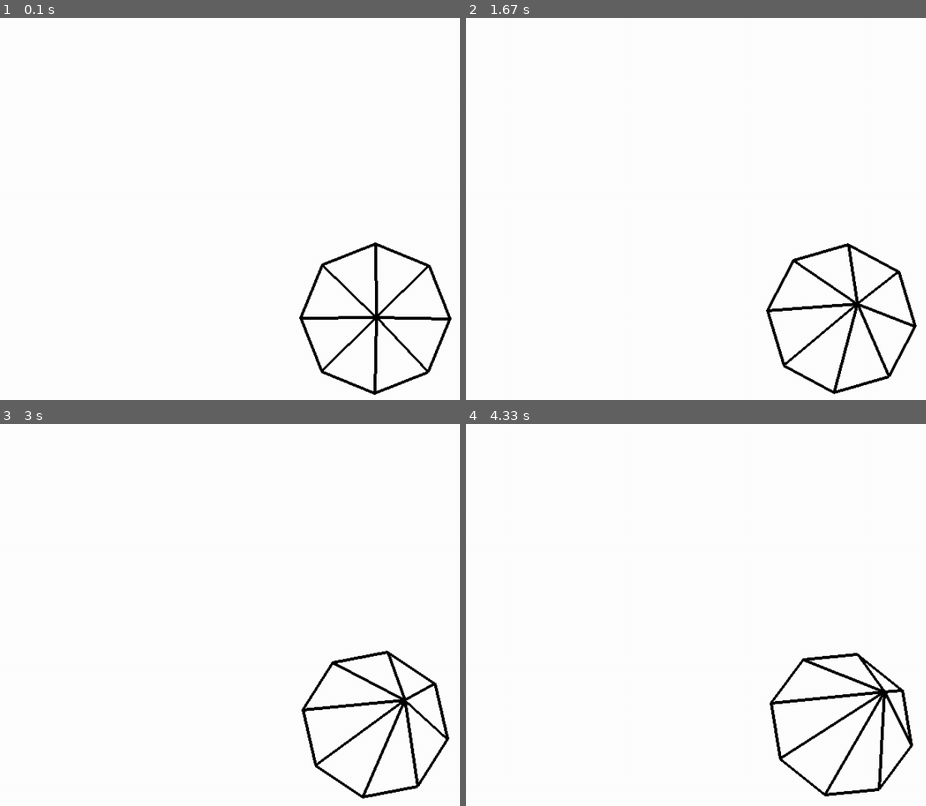
Above: before the commit, frames 1-4 (two rows, left to right).
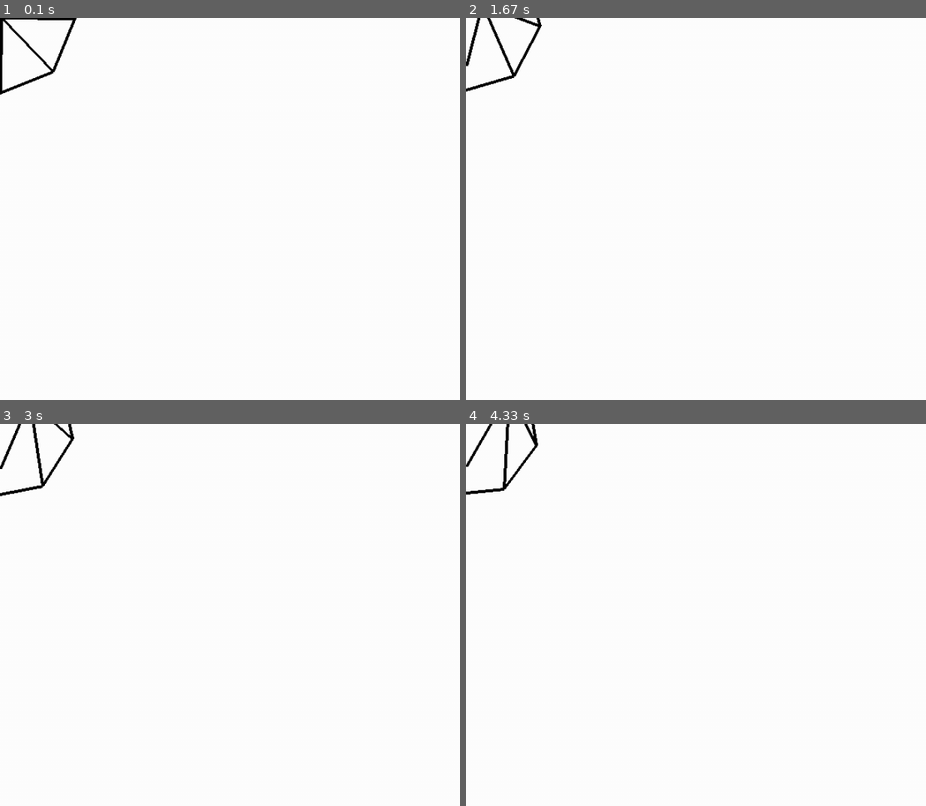
Above: after the commit, the same moments.

Repository: Mikluki/Geometric-modelling-hw
Game: pygame game, started from Lab 3/pygame_lab3 paral-projection-v0.py
Two runs of this game, one before a commit and one after it. Both use one fixed random seed, a clock stepped at 60 frames per second and the inputs below.
Inputs:
- Up to frame 1 (0.1 s): no input
- Up to frame 2 (1.67 s): no input
- Up to frame 3 (3 s): no input
- Up to frame 4 (4.33 s): no input

The runs differ from the first frame. In frame 1, 2.5% of the frame differs, in the area x 0-99%, y 0-99%; in frame 2, 2.6%; in frame 3, 2.6%; in frame 4, 2.6%, in the area x 0-98%, y 0-98%.

Commit message:
prospective camera class

Diff:
--- a/Lab 3/pygame_lab3 paral-projection-v0.py
+++ b/Lab 3/pygame_lab3 paral-projection-v0.py
@@ -39,7 +39,7 @@
 scale = 100
 WIDTH, HEIGHT = 1000, 800
 screen_center = [WIDTH/2, HEIGHT/2]  # x, y
-
+sc_center_vec = np.array([[WIDTH/2], [HEIGHT/2]])
 pygame.display.set_caption("3D projection Lab#2")
 screen = pygame.display.set_mode((WIDTH, HEIGHT))
 
@@ -200,15 +200,14 @@
     def project_to_screen(self):
         for i in range(len(self.points)):
             # print(self.points[i].vec, 'mult to\n', projection_matrix, '  n={}\n\n'.format(i))
-            projection2d = projection_matrix @ self.points[i].vec
+            projection2d = projection_matrix @ self.points[i].vec + sc_center_vec
         return projection2d
 
 
     def draw(self):
-        self.project_to_screen()
+        # self.project_to_screen()
         for i in range(len(self.cirle_points)):
             drawline(self.points[i], (self.points[(i+1) % len(self.cirle_points)]))
-            # drawline(self.points[i], (self.center))
             drawline(self.points[i], (self.top))
 
 
@@ -240,7 +239,7 @@
     screen.blit(bg, (0,0))
 
     # ============= Create object ==================
-    w = Wheel(100, height=200, x=screen_center[0], y=screen_center[1])
+    w = Wheel(100, height=200, x=0, y=0)
 
     while True:
         # clock.tick(5)
--- a/Lab 3/pygame_lab3 prospective-view.py
+++ b/Lab 3/pygame_lab3 prospective-view.py
@@ -39,7 +39,7 @@
 scale = 100
 WIDTH, HEIGHT = 1000, 1000
 screen_center = [WIDTH/2, HEIGHT/2]  # x, y
-screen_center_vec = np.array([[screen_center[0]], [screen_center[1]]])
+screen_center_vec = np.array([[WIDTH/2], [HEIGHT/2]])
 
 pygame.display.set_caption("3D projection Lab#2")
 screen = pygame.display.set_mode((WIDTH, HEIGHT))
@@ -139,35 +139,6 @@
         [ 0, 0, 0, 1]])
     return Scale_matrix
 
-
-
-class Camera:
-    def __init__(self, xe=100, ye=100, ze=100, distance = 150):
-        self.pos = (xe,ye,ze)
-        self.v = np.sqrt(xe**2 + ye**2)
-        self.e = np.zqrt(xe**2 + ye**2 + ze**2)
-        self.cosTheta = xe/self.v
-        self.sinTheta = ye/self.v
-        self.cosPhi = ze/self.e
-        self.sinPhi = self.v/self.e
-
-        self.VRC_matrix = self.get_VRC_matrix()
-
-        self.dist = distance
-        self.proj_matrix = np.array([
-            [1, 0, 0, 0],
-            [0, 1, 0, 0]
-        ])
-
-
-    def get_VRC_matrix(self,):
-        matrix = get_matrix_RzInv(self.cosTheta, self.sinTheta) @ get_matrix_RyInv(self.cosPhi, self.sinPhi) @ \
-            get_matrix_TrInv(self.e) @ get_matrix_S()
-        return matrix
-
-        # deg = 30
-        # deg_rad = deg*np.pi/180
-        # self.player_sc_dist = WIDTH/2/np.tan(deg_rad)
 
 
 # ============= Functions ==================
@@ -273,36 +244,66 @@
         return True
 
 
-# ====================== Priject and draw ======================
-
-    def project_points_to_screen(self):
-        self.center_2d = projection_matrix @ self.center.vec + screen_center_vec
-        self.top_2d = projection_matrix @ self.top.vec + screen_center_vec
-
-        self.circle_2d = []
-        for i in range(len(self.circle_points)):
-            p_2d = projection_matrix @ self.circle_points[i].vec + \
+# ====================== Project and draw ======================
+class Camera:
+    def __init__(self, xe=0, ye=0, ze=0, distance = 150):
+        self.pos = (xe,ye,ze)
+        self.v = np.sqrt(xe**2 + ye**2)
+        self.e = np.sqrt(xe**2 + ye**2 + ze**2)
+        self.cosTheta = xe/self.v
+        self.sinTheta = ye/self.v
+        self.cosPhi = ze/self.e
+        self.sinPhi = self.v/self.e
+
+        self.vrc_matrix = self.get_VRC_matrix()
+
+        self.dist = distance
+        self.proj_matrix = np.array([
+            [1, 0, 0, 0],
+            [0, 1, 0, 0] ])
+
+
+    def get_VRC_matrix(self,):
+        matrix = get_matrix_RzInv(self.cosTheta, self.sinTheta) @ get_matrix_RyInv(self.cosPhi, self.sinPhi) @ \
+            get_matrix_TrInv(self.e) @ get_matrix_S()
+        return matrix
+
+        # deg = 30
+        # deg_rad = deg*np.pi/180
+        # self.player_sc_dist = WIDTH/2/np.tan(deg_rad)
+
+
+    def to_vrc(self, obj_3d):
+        obj_3d.center_vrc = self.vrc_matrix @ obj_3d.center.vec
+        obj_3d.top_vrc = self.vrc_matrix @ obj_3d.top.vec
+
+        obj_3d.circle_vrc = []
+        for i in range(len(obj_3d.circle_points)):
+            p_vrc = self.vrc_matrix @ obj_3d.circle_points[i].vec
+            obj_3d.circle_vrc.append(p_vrc)
+        return True
+
+
+    def proj_vrc(self, obj_3d):
+        self.to_vrc(obj_3d)
+
+        obj_3d.center_2d = self.proj_matrix @ obj_3d.center.vec + screen_center_vec
+        obj_3d.top_2d = self.proj_matrix @ obj_3d.top.vec + screen_center_vec
+
+        obj_3d.circle_2d = []
+        for i in range(len(obj_3d.circle_points)):
+            p_2d = self.proj_matrix @ obj_3d.circle_points[i].vec + \
                 screen_center_vec
-            self.circle_2d.append(p_2d)
-        return True
-
-    def draw(self):
-        self.project_points_to_screen()     #-> list of projected points
-        for i in range(len(self.circle_2d)):
-            drawline_2d(self.circle_2d[i], \
-                     self.circle_2d[(i+1) % len(self.circle_2d)])
-            drawline_2d(self.circle_2d[i], self.top_2d)
-        # for i in range(len(self.circle_points)):
-            # drawline(self.points[i],
-            #          (self.points[(i+1) % len(self.circle_points)]))
-            # drawline(self.points[i], self.top)
-
-    # def draw(self):
-    #     self.project_to_screen()
-    #     for i in range(len(self.circle_points)):
-    #         drawline(self.points[i], (self.points[(i+1) % len(self.circle_points)]))
-    #         # drawline(self.points[i], (self.center))
-    #         drawline(self.points[i], (self.top))
+            obj_3d.circle_2d.append(p_2d)
+
+
+    def draw(self, obj_2d):
+        self.proj_vrc(obj_2d)
+        for i in range(len(obj_2d.circle_2d)):
+            drawline_2d(obj_2d.circle_2d[i], \
+                     obj_2d.circle_2d[(i+1) % len(obj_2d.circle_2d)])
+            drawline_2d(obj_2d.circle_2d[i], obj_2d.top_2d)
+
 
 
 
@@ -334,9 +335,10 @@
 
     # ============= Create object ==================
     w = Wheel(100, height=200, x=0, y=0)
+    cam = Camera(xe=300, ye=300, ze=300)
 
     while True:
-        # clock.tick(1)
+        # clock.tick(30)
         screen.blit(bg, (0,0))
         for event in pygame.event.get():
             if event.type == pygame.QUIT:
@@ -350,6 +352,7 @@
         # update stuff
         # print('transform1\n', w.center.vec == w.top.vec)
         # w.translate(5, 5, 0)
+        cam.draw(w)
         w.rotate_x(0.001)
         w.rotate_y(0.001)
         w.rotate_z(0.001)
@@ -358,7 +361,7 @@
         # w.translate_2_origin()
 
         # print('draw\n',w.center.vec == w.top.vec, '\n\n')
-        w.draw()
+        # w.draw()
 
 
         pygame.display.update()
